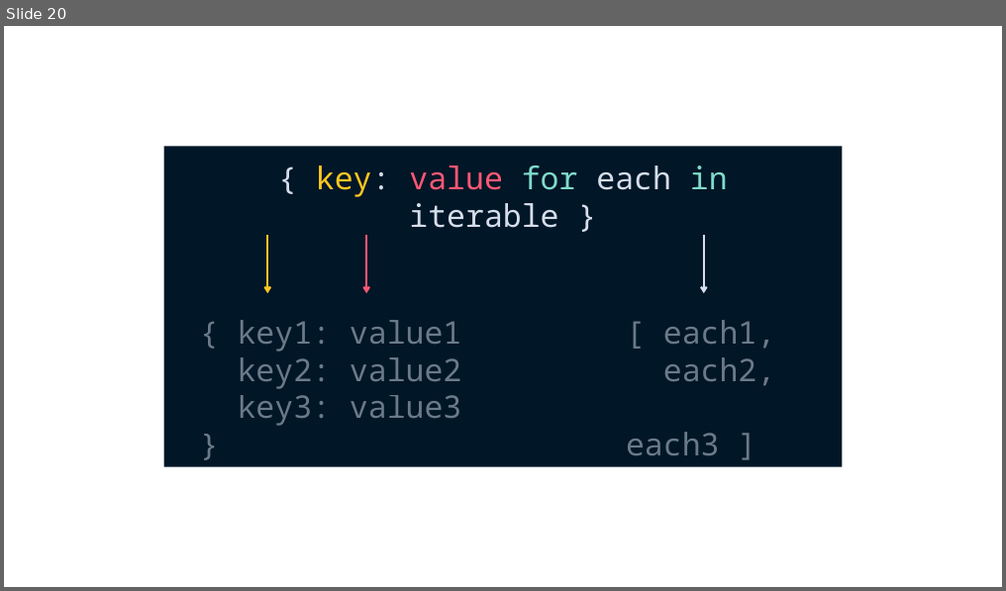
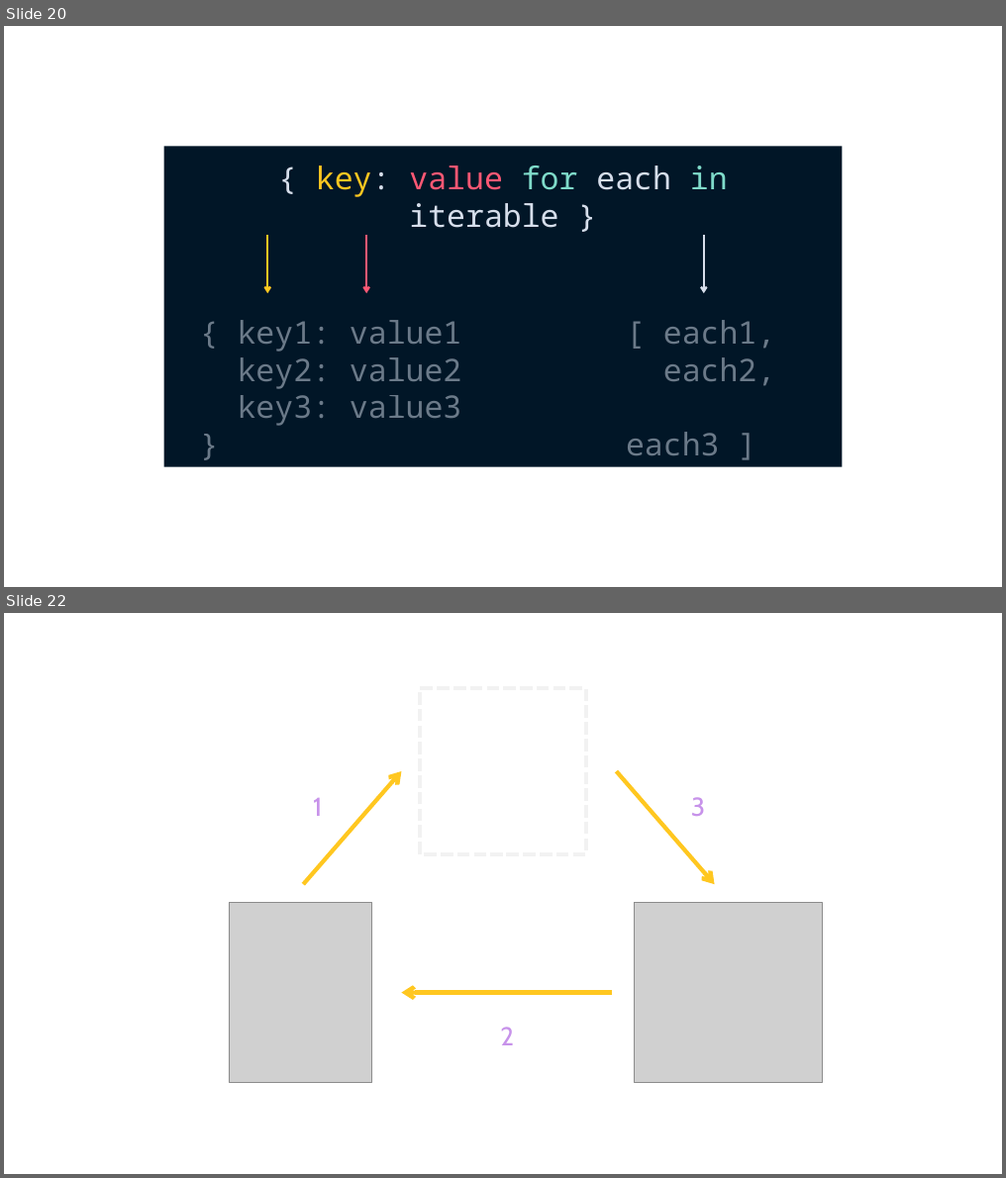
Before and after one commit to Sup2point0/pycobytes, a slide deck: assets/pycobytes.pptx. Shown one above the other, each under a label of ours: slide 20 before the commit, slides 20 and 22 after it; the slides between them are not shown. The pictures are 1006x591 and 1006x1178 pixels, drawn with LibreOffice and Linux fonts; fonts in the diff are those of the drawing; grey boxes stand for pictures. Boxes give left, top, right and bottom in pixels: in the first picture for what was removed or moved away, otherwise in the second. Text is boxed around its words. In the diff, an @@ line names an element or a change of style, - is before the commit and + after.

```diff
--- a/assets/pycobytes.pptx
+++ b/assets/pycobytes.pptx
@@ slide 22 added at (4,613,1002,1174), background #FFFFFF @@
@@ rectangle added at (420,688,586,855), outline #F2F2F2 4 pt dashed @@
@@ arrow added from (303, 884) to (402, 771), #FFC720 4 pt @@
@@ arrow added from (617, 771) to (715, 884), #FFC720 4 pt @@
@@ text added at (313,797,322,816), 25 pt, text #C792EA @@
+1
@@ text added at (691,797,705,816), 25 pt, text #C792EA @@
+3
@@ picture added at (229,903,371,1082) @@
@@ picture added at (635,903,823,1083) @@
@@ arrow added from (613, 992) to (402, 992), #FFC720 4 pt @@
@@ text added at (500,1027,514,1046), 25 pt, text #C792EA @@
+2
```
Also in this commit, not shown: 1 other slide added, 2 other files.
